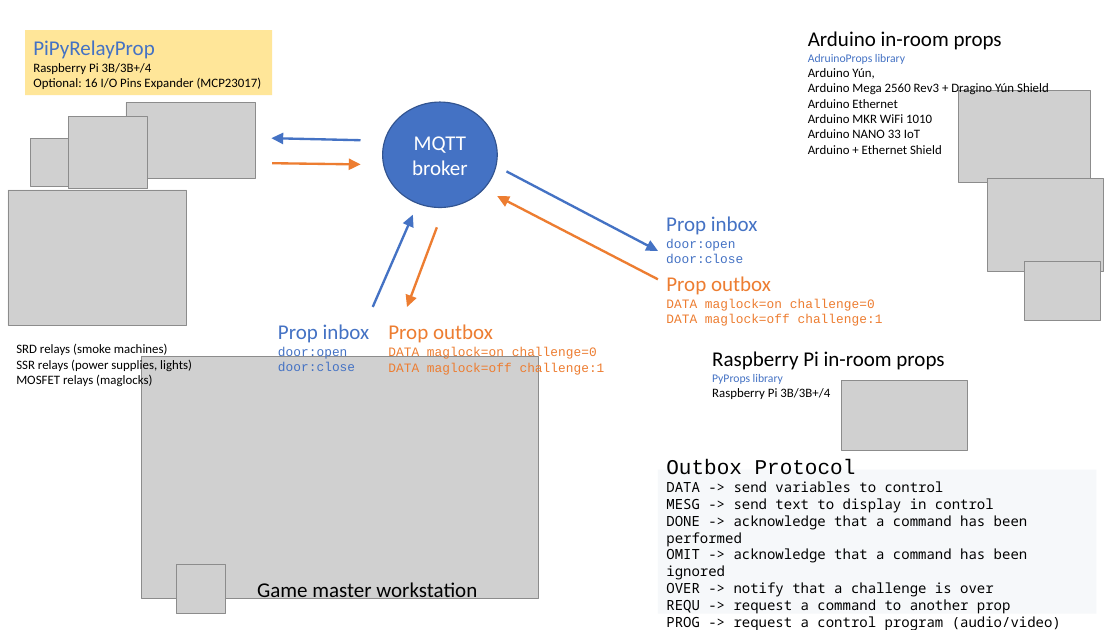
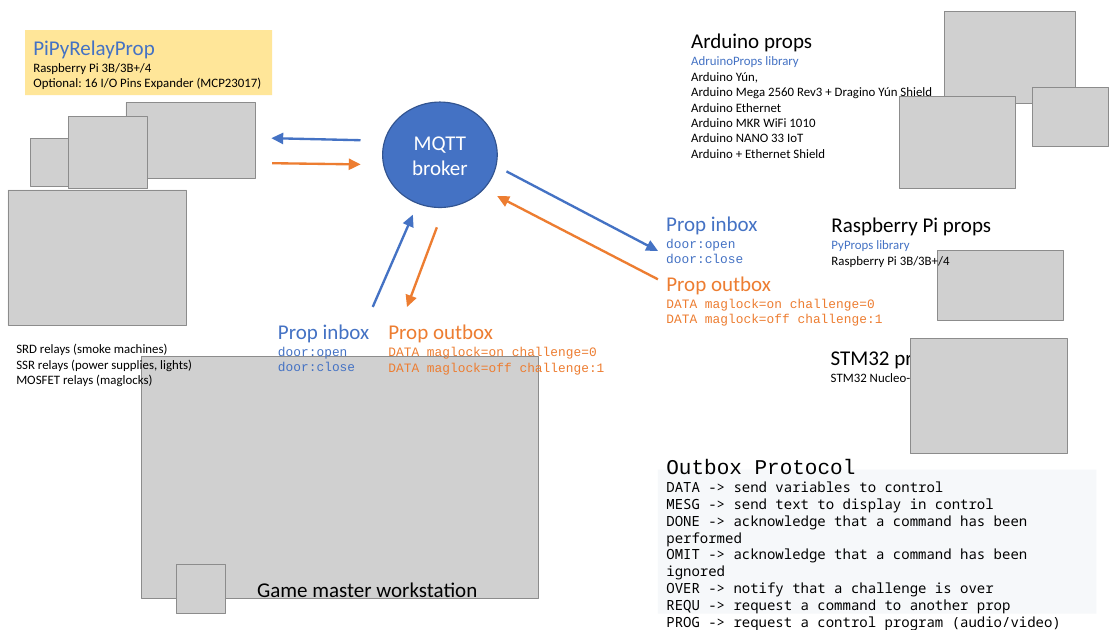
Before and after one commit to xcape-io/RelayProp, a slide deck: slide 1 of docs/pipyrelayprop.pptx. Drawn at 1120x630 pixels with LibreOffice and Linux fonts; fonts in the diff are those of the drawing; grey boxes stand for pictures. Boxes give left, top, right and bottom in pixels: in the first picture for what was removed or moved away, otherwise in the second. Text is boxed around its words. In the diff, an @@ line names an element or a change of style, - is before the commit and + after.

```diff
--- a/docs/pipyrelayprop.pptx
+++ b/docs/pipyrelayprop.pptx
@@ text "Arduino props": place and size @@
-text "Arduino props" at (808, 31, 1049, 154)
+text "Arduino props" at (691, 33, 932, 158)
@@ picture: place and size @@
-picture at (959, 90, 1091, 182)
+picture at (944, 12, 1076, 104)
@@ text at (691, 33, 812, 52): text changed @@
-Arduino in-room props
+Arduino props
@@ text at (691, 56, 798, 67): size 10 to 11 pt in "AdruinoProps library" @@
@@ picture: place and size @@
-picture at (1025, 261, 1102, 321)
+picture at (1033, 87, 1109, 147)
@@ picture: place and size @@
-picture at (987, 179, 1104, 271)
+picture at (900, 97, 1017, 189)
@@ text "Raspberry Pi props": place and size @@
-text "Raspberry Pi props" at (712, 351, 944, 399)
+text "Raspberry Pi props" at (831, 217, 991, 269)
@@ text at (831, 217, 991, 236): text changed @@
-Raspberry Pi in-room props
+Raspberry Pi props
@@ text at (831, 240, 909, 251): size 10 to 11 pt in "PyProps library" @@
@@ picture: place and size @@
-picture at (842, 380, 968, 450)
+picture at (938, 250, 1064, 320)
@@ text added at (831, 348, 942, 387), 11 pt, text #000000 @@
+STM32 props
+STM32 Nucleo-144
@@ picture added at (911, 339, 1068, 455) @@
```
Also in this commit, not shown: 6 other files.
